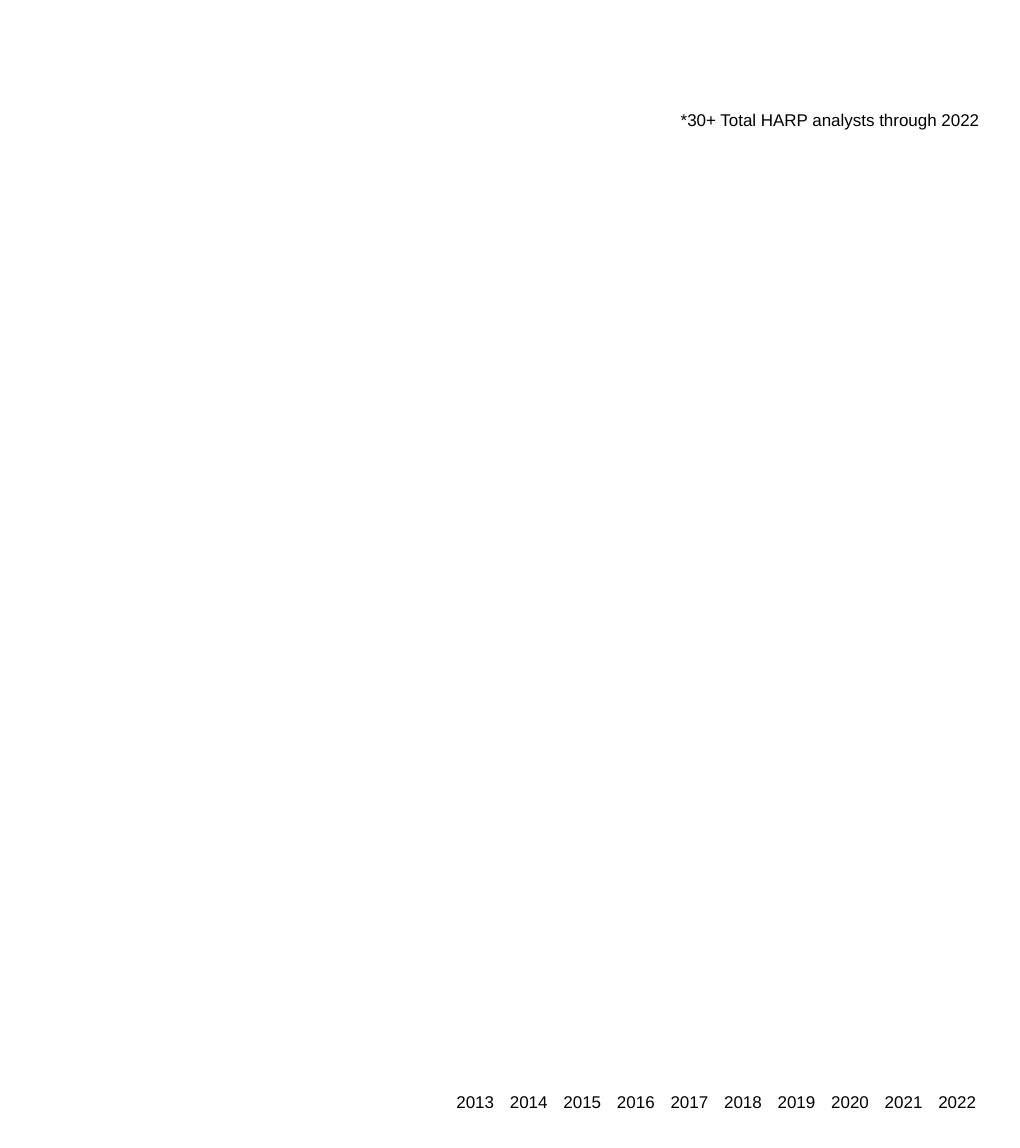
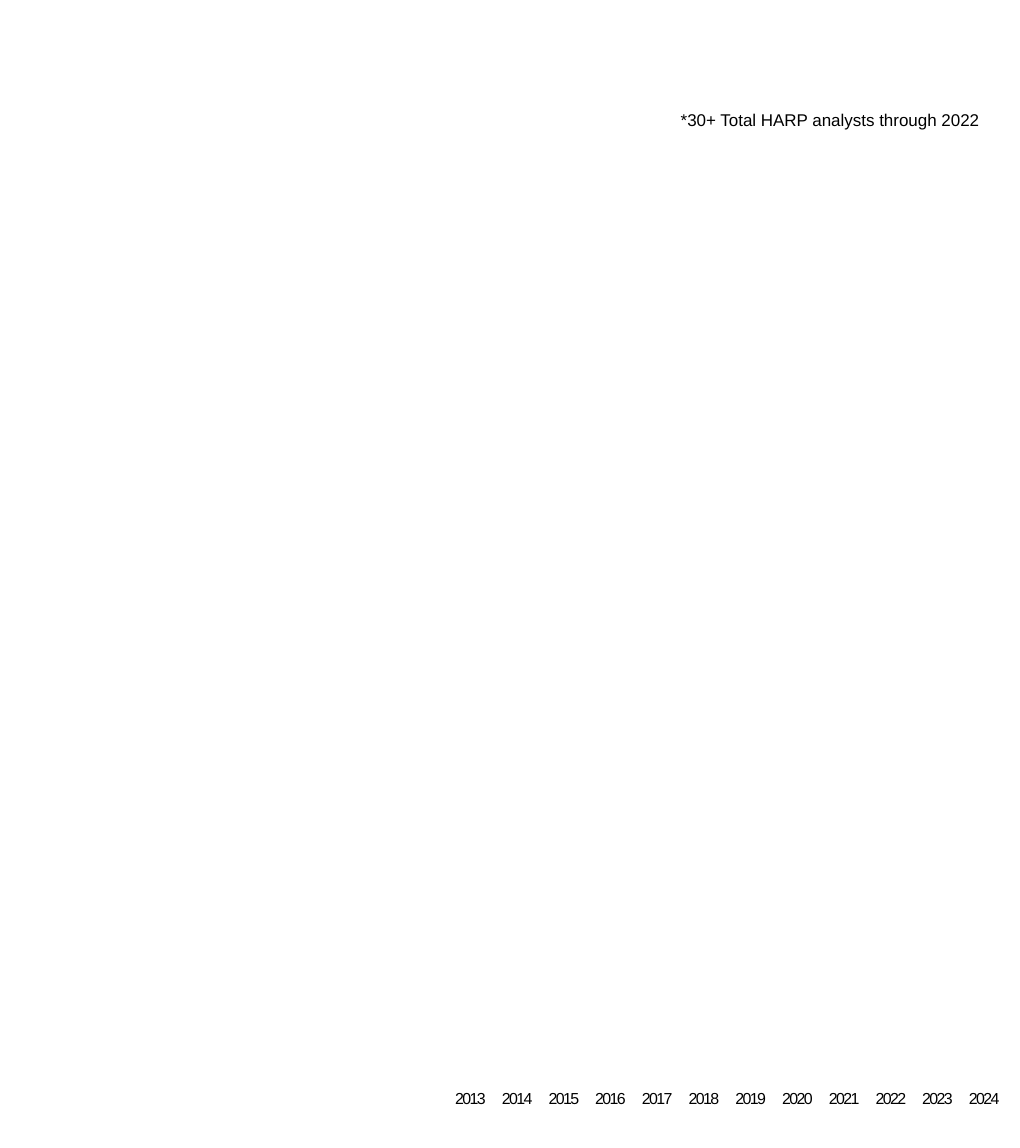
Before and after one commit to HARPgroup/HARParchive, a slide deck: slide 1 of HARP-Onboarding/HARP_Timeline.pptx. Drawn at 1020x1148 pixels with LibreOffice and Linux fonts; fonts in the diff are those of the drawing. Boxes give left, top, right and bottom in pixels: in the first picture for what was removed or moved away, otherwise in the second. Text is boxed around its words. In the diff, an @@ line names an element or a change of style, - is before the commit and + after.

```diff
--- a/HARP-Onboarding/HARP_Timeline.pptx
+++ b/HARP-Onboarding/HARP_Timeline.pptx
@@ table at [448, 1087, 1008, 1118] @@
+column 11: 2023
+column 12: 2024
@@ table: place and size @@
-table at [449, 1089, 985, 1120]
+table at [448, 1087, 1008, 1118]
```
Also in this commit, not shown: 1 other file.
